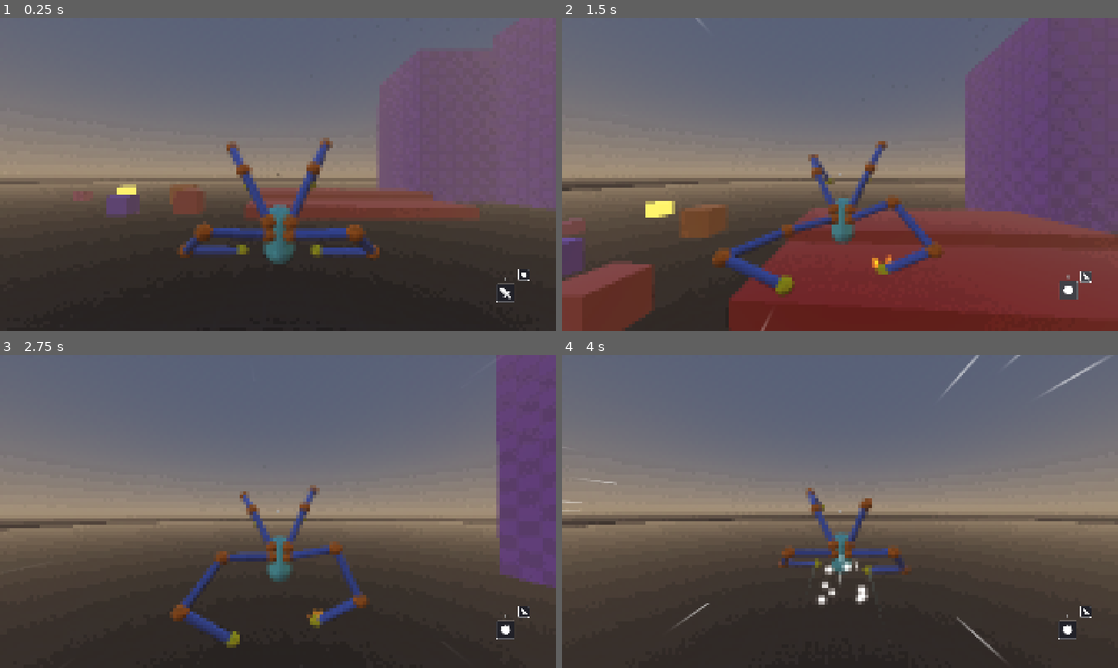
Above: before the commit, frames 1-4 (two rows, left to right).
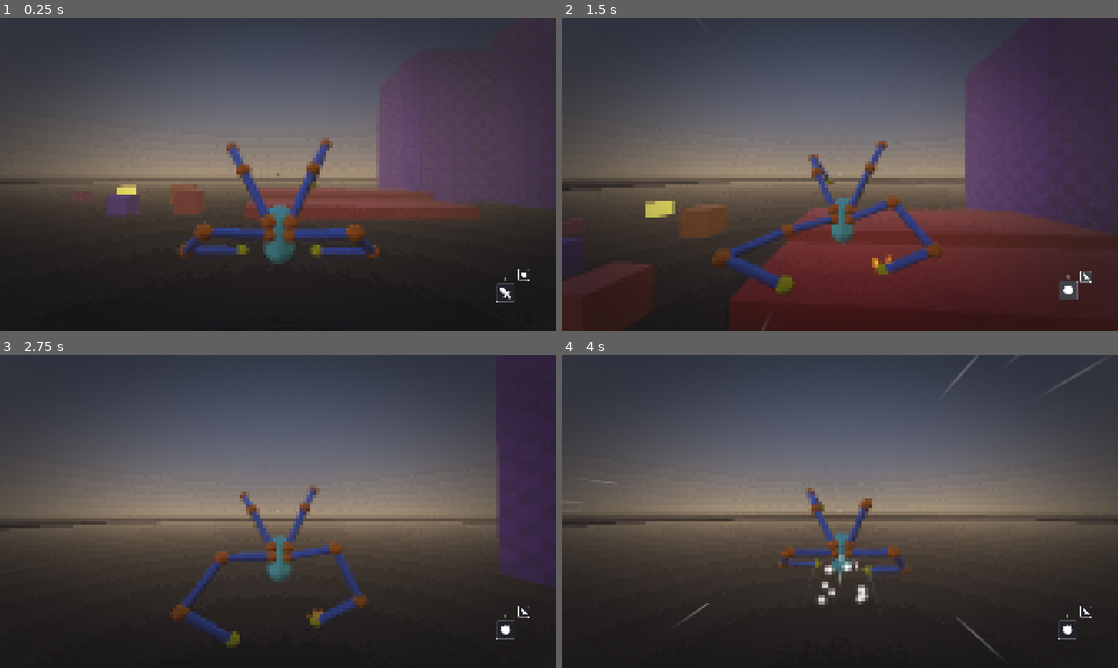
Above: after the commit, the same moments.

Repository: lliamsymonds04/doc-oc
Game: Godot game, scene res://main.tscn
The game is run twice, just before and just after one commit, with the same random seed, the same clock (stepped at 60 frames per second) and the same inputs.
Inputs (mouse positions are in pixels of both pictures, inside the frame that each line leads up to):
- Up to frame 1 (0.25 s): no input
- Up to frame 2 (1.5 s): move the mouse to (867, 174) at 0.52 s; press the mouse at (867, 174) at 0.53 s; hold W (forward) from 0.53 s (still down); tap Space (jump) at 0.77 s; move the mouse to (812, 174) at 1.27 s; release the mouse at (812, 174) at 1.28 s; tap R (mode-switch) at 1.35 s
- Up to frame 3 (2.75 s): keep holding W (forward); tap Space (jump) at 1.52 s; move the mouse to (289, 505) at 2.02 s; hold Right mouse button (right-click) from 2.03 s (still down)
- Up to frame 4 (4 s): keep holding W (forward); move the mouse to (834, 517) at 2.77 s; release Right mouse button (right-click) at 2.78 s; tap Shift (sprint) at 2.85 s; tap Space (jump) at 3.02, 3.77 s; move the mouse to (878, 514) at 3.52 s; press the mouse at (878, 514) at 3.53 s

The runs differ from the first frame. In frame 1, 38% of the frame differs, in the area x 0-100%, y 0-88%; in frame 2, 57%, in the area x 0-100%, y 0-100%; in frame 3, 45%; in frame 4, 46%.

Commit message:
feat: vignette shader

Diff:
--- /dev/null
+++ b/shaders/vignette.gdshader
@@ -0,0 +1,12 @@
+shader_type canvas_item;
+
+uniform float alpha : hint_range(0.0, 1.0) = 0.3;
+uniform float inner_radius = 0.45; // clear zone, units of half-screen-width
+uniform float outer_radius = 1.45; // 16:9 corner is ~1.41; keep >= this
+uniform vec4 tint : source_color = vec4(0.03, 0.035, 0.055, 1.0);
+
+void fragment() {
+	vec2 p = abs(UV - 0.5) * 2.0;
+	float mask = smoothstep(inner_radius, outer_radius, length(p));
+	COLOR = vec4(tint.rgb, mask * alpha);
+}
--- a/ui/hud/hud.tscn
+++ b/ui/hud/hud.tscn
@@ -6,13 +6,14 @@
 [ext_resource type="Shader" uid="uid://bu60as08yka86" path="res://shaders/blur.gdshader" id="3_546lt"]
 [ext_resource type="PackedScene" uid="uid://cnd56v71x1mrb" path="res://ui/hud/pause_menu_button.tscn" id="4_7ihmi"]
 [ext_resource type="AudioStream" uid="uid://c6b43l5u6h3j5" path="res://assets/audio/ui/bookFlip2.ogg" id="4_en2x2"]
+[ext_resource type="Texture2D" uid="uid://cl1drg2xypbs1" path="res://assets/ui/pointer_scifi_a.svg" id="5_cursor"]
 [ext_resource type="Texture2D" uid="uid://bma5gmd0nqcsc" path="res://assets/textures/trace_07_a.png" id="5_trace"]
-[ext_resource type="Texture2D" uid="uid://cl1drg2xypbs1" path="res://assets/ui/pointer_scifi_a.svg" id="5_cursor"]
 [ext_resource type="PackedScene" uid="uid://ckea25jbuw1i2" path="res://ui/hud/mode_buttons.tscn" id="6_1v5rv"]
 [ext_resource type="Script" uid="uid://clbc0kairsmkr" path="res://ui/hud/hud.gd" id="7_hudgd"]
 [ext_resource type="Script" uid="uid://lp0bjh350s73" path="res://ui/hud/speed_lines.gd" id="9_speedlinesgd"]
-[ext_resource type="Script" path="res://ui/util/button_hover_effects.gd" id="10_hovergc"]
-[ext_resource type="Script" path="res://ui/hud/menu_cursor.gd" id="11_cursorgd"]
+[ext_resource type="Script" uid="uid://br3ibyoysrvbe" path="res://ui/util/button_hover_effects.gd" id="10_hovergc"]
+[ext_resource type="Script" uid="uid://cc12a2fb1vno6" path="res://ui/hud/menu_cursor.gd" id="11_cursorgd"]
+[ext_resource type="Shader" uid="uid://bprhv5s8c2j55" path="res://shaders/vignette.gdshader" id="14_5mn0o"]
 
 [sub_resource type="ShaderMaterial" id="ShaderMaterial_speedlines"]
 shader = ExtResource("2_aixkq")
@@ -28,6 +29,13 @@
 shader_parameter/blur_amount = 0.0
 shader_parameter/mix_amount = 0.0
 shader_parameter/color_overlay = Color(0.5882353, 1, 1, 1)
+
+[sub_resource type="ShaderMaterial" id="ShaderMaterial_pftr6"]
+shader = ExtResource("14_5mn0o")
+shader_parameter/alpha = 0.550000026125
+shader_parameter/inner_radius = 0.25
+shader_parameter/outer_radius = 1.25
+shader_parameter/tint = Color(0.03, 0.035, 0.055, 1)
 
 [node name="Hud" type="CanvasLayer" unique_id=395865671]
 script = ExtResource("7_hudgd")
@@ -87,14 +95,23 @@
 
 [node name="AudioStreamPlayer2D" type="AudioStreamPlayer2D" parent="PauseMenu" unique_id=1119919063]
 
-[node name="MenuCursor" type="TextureRect" parent="PauseMenu"]
+[node name="MenuCursor" type="TextureRect" parent="PauseMenu" unique_id=659863051]
 z_index = 100
+layout_mode = 0
 mouse_filter = 2
 texture = ExtResource("5_cursor")
 script = ExtResource("11_cursorgd")
 
+[node name="Vignette" type="ColorRect" parent="." unique_id=616105032]
+material = SubResource("ShaderMaterial_pftr6")
+anchors_preset = 15
+anchor_right = 1.0
+anchor_bottom = 1.0
+grow_horizontal = 2
+grow_vertical = 2
+
 [node name="ModeButtons" parent="." unique_id=1989756047 instance=ExtResource("6_1v5rv")]
 
-[node name="ButtonHoverEffects" type="Node" parent="." node_paths=PackedStringArray("cursor")]
+[node name="ButtonHoverEffects" type="Node" parent="." unique_id=1443064609 node_paths=PackedStringArray("cursor")]
 script = ExtResource("10_hovergc")
 cursor = NodePath("../PauseMenu/MenuCursor")
Not shown, added: shaders/vignette.gdshader.uid
